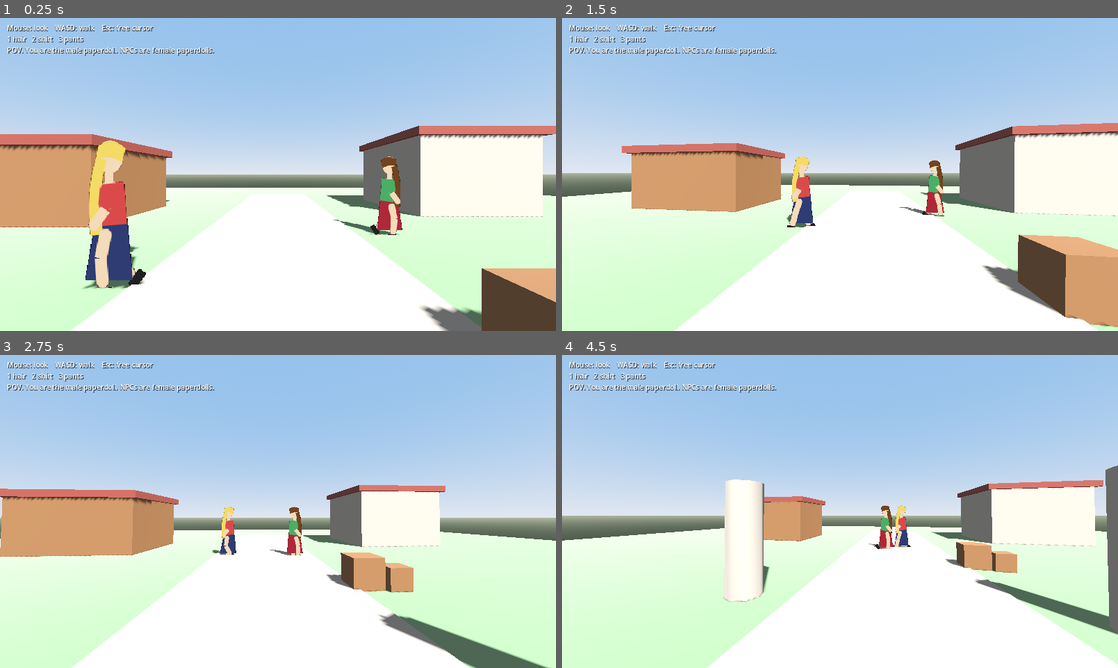
Above: before the commit, frames 1-4 (two rows, left to right).
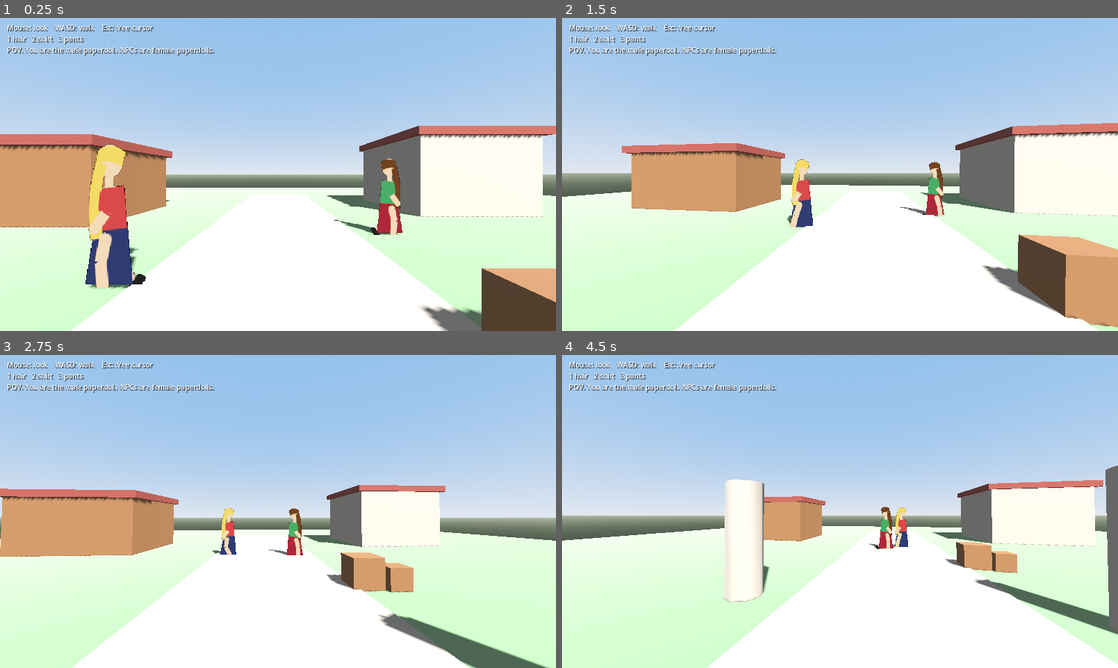
Above: after the commit, the same moments.

Repository: Fred4R/paperdoll-25d
Game: Godot game, scene res://scenes/main.tscn
Two runs of this game, one before a commit and one after it. Both use one fixed random seed, a clock stepped at 60 frames per second and the inputs below.
Inputs (mouse positions are in pixels of both pictures, inside the frame that each line leads up to):
- Up to frame 1 (0.25 s): no input
- Up to frame 2 (1.5 s): move the mouse to (867, 174) at 0.52 s; hold W (move_forward) from 0.53 s (still down); tap 1 (cycle_hair) at 0.6 s; move the mouse to (812, 174) at 1.27 s; tap 3 (cycle_pants) at 1.35 s
- Up to frame 3 (2.75 s): keep holding W (move_forward); move the mouse to (289, 505) at 2.02 s; tap 2 (cycle_shirt) at 2.1 s
- Up to frame 4 (4.5 s): keep holding W (move_forward); move the mouse to (834, 517) at 2.77 s; tap 1 (cycle_hair) at 2.85 s; move the mouse to (878, 514) at 3.52 s; tap 3 (cycle_pants) at 3.6 s; move the mouse to (795, 508) at 4.27 s; tap 2 (cycle_shirt) at 4.35 s

The runs differ from the first frame. In frame 1, 1.2% of the frame differs, in the area x 14-73%, y 39-87%; in frame 2, 0.4%; in frame 3, 0.2%; in frame 4, 0.2%.

Commit message:
Keep the stance sole on the ground line

Diff:
--- a/scripts/character_3d.gd
+++ b/scripts/character_3d.gd
@@ -112,11 +112,8 @@
 func _bob(delta: float, moving: bool) -> void:
 	if is_player:
 		return
-	if moving:
-		_bob_t += delta * 10.0
-		sprite.position.y = 0.95 + sin(_bob_t) * 0.04
-	else:
-		sprite.position.y = lerpf(sprite.position.y, 0.95, 8.0 * delta)
+	# The doll drops inside the texture so the sole stays put. Do not bob the billboard.
+	sprite.position.y = lerpf(sprite.position.y, 0.95, 8.0 * delta)
 
 var _wander_dir := Vector3.ZERO
 var _wander_timer := 0.0
--- a/scripts/paperdoll.gd
+++ b/scripts/paperdoll.gd
@@ -96,9 +96,11 @@
 var _phase := 0.0
 var _pose := 0.0
 var _profile := false
+var _ground_y := 0.0
 
 func _ready() -> void:
 	_apply()
+	_ground_y = _lowest_sole()
 
 func set_look(p_hair: int, p_shirt: int, p_pants: int, p_female: bool) -> void:
 	female = p_female
@@ -138,6 +140,7 @@
 		_swing(elbow_r, lerpf(elbow_r.rotation, -ELBOW_REST, blend))
 		_depth(leg_l, leg_r, 0, 0)
 		_depth(arm_l, arm_r, 0, 0)
+		_plant()
 		return
 	var left_phase := _phase
 	var right_phase := fposmod(_phase + 0.5, 1.0)
@@ -151,6 +154,7 @@
 	_swing(arm_r, arm_right)
 	var flex_l := _knee_flex(left_phase)
 	var flex_r := _knee_flex(right_phase)
+	# Front: shins fold toward the midline. Side: both fold backward, which is a step.
 	_swing(knee_l, -flex_l)
 	_swing(knee_r, lerpf(flex_r, -flex_r, _pose))
 	var elbow_left := _elbow_flex(right_phase)
@@ -165,6 +169,30 @@
 		_depth(arm_l, arm_r, 3, -1)
 	else:
 		_depth(arm_r, arm_l, 3, -1)
+	_plant()
+
+
+func _lowest_sole() -> float:
+	var saved := position
+	position = Vector2(saved.x, 0.0)
+	var y := maxf(_sole($LegL/Knee/Shoe), _sole($LegR/Knee/Shoe))
+	position = saved
+	return y
+
+func _sole(shoe: Sprite2D) -> float:
+	if shoe == null or shoe.texture == null:
+		return 0.0
+	# Sprite2D.offset moves the drawing only. Sole center is local (0, height).
+	return to_local(shoe.to_global(Vector2(0.0, shoe.texture.get_size().y))).y
+
+func _plant() -> void:
+	if _ground_y == 0.0 or leg_l == null:
+		return
+	var saved_x := position.x
+	position = Vector2(saved_x, 0.0)
+	var low := maxf(_sole($LegL/Knee/Shoe), _sole($LegR/Knee/Shoe))
+	# Positive y is down. Drop the doll so the lower sole stays on the standing ground line.
+	position.y = _ground_y - low
 
 func _blend_pose(moving: bool, delta: float) -> void:
 	_pose = move_toward(_pose, 1.0 if moving else 0.0, delta * 6.0)
